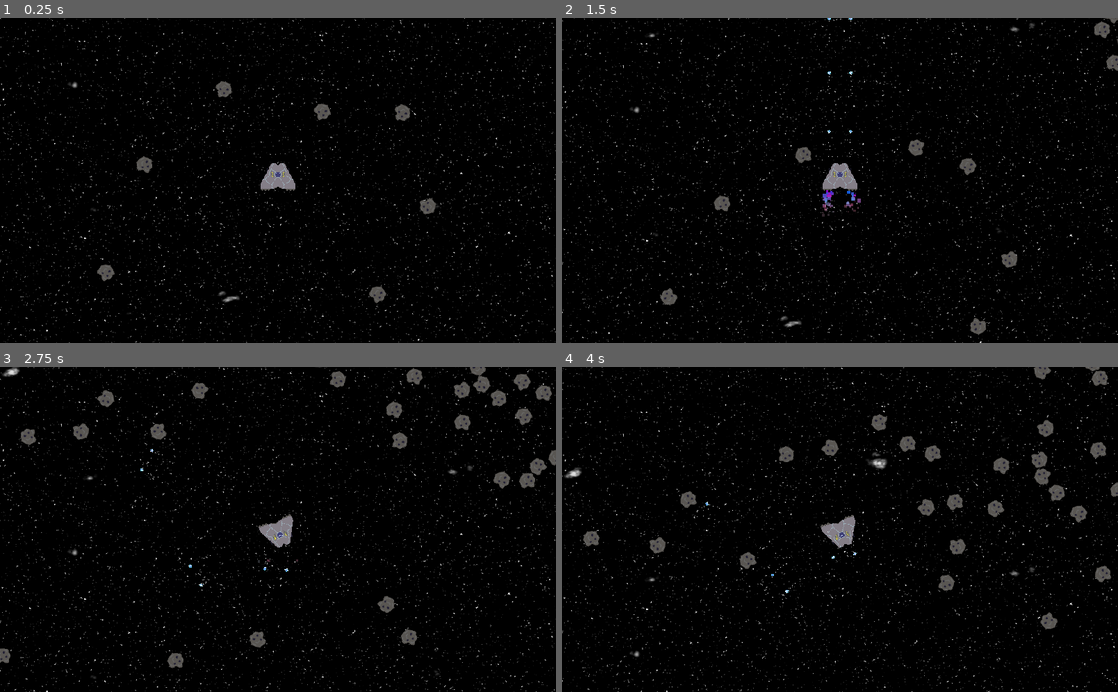
Above: before the commit, frames 1-4 (two rows, left to right).
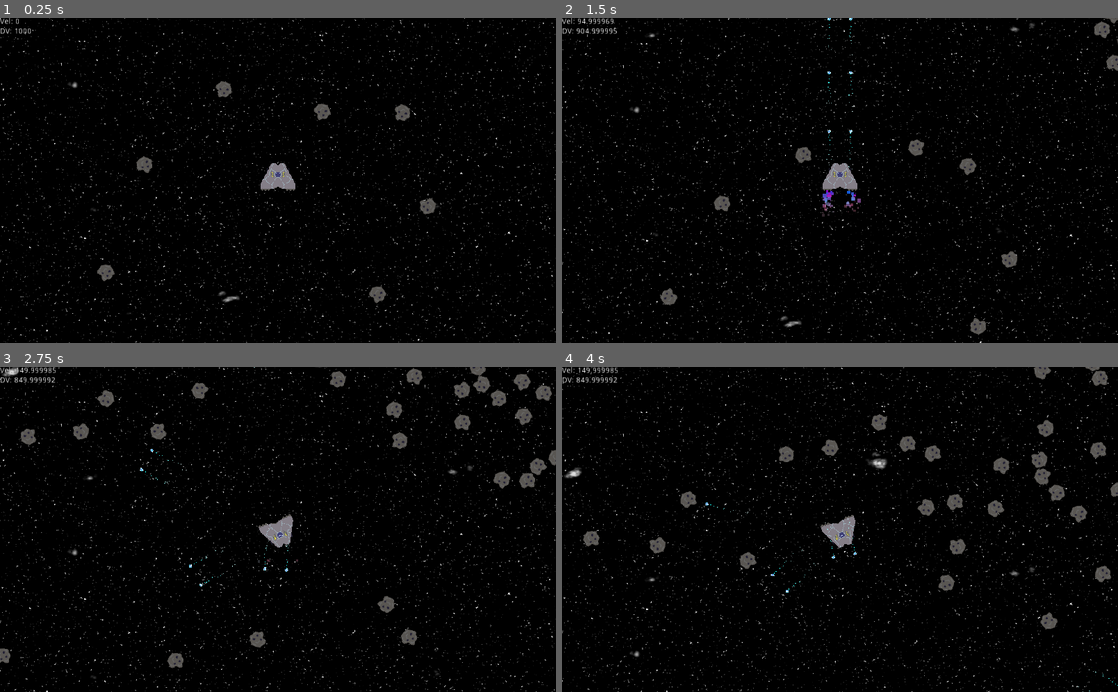
Above: after the commit, the same moments.

Repository: Scimon/godot-experiments
Game: Godot game, scene res://Game.tscn
The game is run twice, just before and just after one commit, with the same random seed, the same clock (stepped at 60 frames per second) and the same inputs.
Inputs:
- Up to frame 1 (0.25 s): no input
- Up to frame 2 (1.5 s): hold Space (shoot) 0.53-1.28 s; hold W (accelerate) from 0.53 s (still down); tap Space (shoot) at 1.35 s
- Up to frame 3 (2.75 s): release W (accelerate) at 2.03 s; hold A (turn_left) from 2.03 s (still down); hold Space (shoot) from 2.03 s (still down)
- Up to frame 4 (4 s): keep holding A (turn_left); release Space (shoot) at 2.78 s; tap Space (shoot) at 2.85 s; hold Space (shoot) from 3.53 s (still down)

The runs differ from the first frame. In frame 1, less than 0.1% of the frame differs, in the area x 0-6%, y 0-5%; in frame 2, 0.2%; in frame 3, 0.2%; in frame 4, 0.2%, in the area x 0-100%, y 0-100%.

Commit message:
Added Delta V. Next up, Fuel Drops.

Diff:
--- a/Spaceship/Game.tscn
+++ b/Spaceship/Game.tscn
@@ -1,6 +1,7 @@
-[gd_scene load_steps=7 format=2]
+[gd_scene load_steps=8 format=2]
 
 [ext_resource path="res://PlayerShip.tscn" type="PackedScene" id=1]
+[ext_resource path="res://UI.gd" type="Script" id=2]
 [ext_resource path="res://Asteroid.tscn" type="PackedScene" id=3]
 [ext_resource path="res://back2.png" type="Texture" id=4]
 [ext_resource path="res://ParallaxBackground.gd" type="Script" id=5]
@@ -58,4 +59,21 @@
 
 [node name="Sprite" type="Sprite" parent="ParallaxBackground/ParallaxLayer2"]
 texture = ExtResource( 4 )
+
+[node name="UI" type="VBoxContainer" parent="."]
+margin_right = 286.0
+margin_bottom = 159.0
+script = ExtResource( 2 )
+__meta__ = {
+"_edit_use_anchors_": false
+}
+
+[node name="Velocity" type="Label" parent="UI"]
+margin_right = 286.0
+margin_bottom = 14.0
+
+[node name="Fuel" type="Label" parent="UI"]
+margin_top = 18.0
+margin_right = 286.0
+margin_bottom = 32.0
 [connection signal="timeout" from="Asteroids/Timer" to="Asteroids" method="_on_Timer_timeout"]
--- a/Spaceship/PlayerShip.gd
+++ b/Spaceship/PlayerShip.gd
@@ -18,12 +18,10 @@
 	pass
 
 func _input(event):
-	if event.is_action_pressed("accelerate"):
+	if event.is_action_pressed("accelerate") && shipVelocity.DELTA_V > 0:
 		accelerating = true
-		$Engine.play()
-	elif event.is_action_released("accelerate"):
+	elif event.is_action_released("accelerate") || shipVelocity.DELTA_V == 0:
 		accelerating = false
-		$Engine.stop()
 
 
 	if event.is_action_pressed("shoot"):
@@ -51,10 +49,14 @@
 	direction = direction.rotated(rotation).normalized()
 
 	if accelerating:
-		vel_change = direction * acceleration * delta
+		vel_change = direction * min(acceleration * delta, shipVelocity.DELTA_V)
+		shipVelocity.update_delta_v( ShipVelocity.DELTA_V - (acceleration * delta))
+		$Engine.play()
 		$EngineLeft.emitting = true
 		$EngineRight.emitting = true
+
 	else:
+		$Engine.stop()
 		$EngineLeft.emitting = false
 		$EngineRight.emitting = false
 
--- a/Spaceship/ShipVelocity.gd
+++ b/Spaceship/ShipVelocity.gd
@@ -1,10 +1,15 @@
 extends Node
 
 export var SHIP_VELOCITY = Vector2.ZERO setget update_velocity
-var MAX_VELOCITY = 5000
+export var DELTA_V = 1000.0 setget update_delta_v
+export var MAX_VELOCITY = 2000
 
 func update_velocity(vec : Vector2):
 	if vec.length() >= MAX_VELOCITY:
 		vec = vec.normalized() * MAX_VELOCITY
 	SHIP_VELOCITY = vec
 	return vec
+
+func update_delta_v(delta : float):
+	DELTA_V = max(0, delta)
+	return DELTA_V
--- a/Spaceship/Shot.tscn
+++ b/Spaceship/Shot.tscn
@@ -30,14 +30,25 @@
 [sub_resource type="CircleShape2D" id=6]
 radius = 3.09387
 
-[sub_resource type="ParticlesMaterial" id=7]
+[sub_resource type="Gradient" id=7]
+colors = PoolColorArray( 0, 0.958984, 0.92527, 1, 1, 1, 1, 0.545098 )
+
+[sub_resource type="GradientTexture" id=8]
+gradient = SubResource( 7 )
+
+[sub_resource type="ParticlesMaterial" id=9]
+lifetime_randomness = 0.18
 flag_disable_z = true
 direction = Vector3( 0, 1, 0 )
 spread = 5.0
 gravity = Vector3( 0, 0, 0 )
 initial_velocity = 50.0
+initial_velocity_random = 0.35
 orbit_velocity = 0.0
 orbit_velocity_random = 0.0
+tangential_accel_random = 0.86
+scale = 1.5
+color_ramp = SubResource( 8 )
 
 [node name="Shot" type="KinematicBody2D"]
 collision_layer = 4
@@ -45,12 +56,17 @@
 
 [node name="AnimatedSprite" type="AnimatedSprite" parent="."]
 frames = SubResource( 5 )
-frame = 1
+frame = 2
 playing = true
 
 [node name="CollisionShape2D" type="CollisionShape2D" parent="."]
 shape = SubResource( 6 )
 
 [node name="Particles2D" type="Particles2D" parent="."]
+amount = 12
+lifetime = 2.0
 preprocess = 2.0
-process_material = SubResource( 7 )
+speed_scale = 1.25
+randomness = 1.0
+visibility_rect = Rect2( -100, -100, 200, 300 )
+process_material = SubResource( 9 )
--- /dev/null
+++ b/Spaceship/UI.gd
@@ -0,0 +1,13 @@
+extends VBoxContainer
+
+onready var shipVelocity = get_node("/root/ShipVelocity")
+
+# Called when the node enters the scene tree for the first time.
+func _ready():
+	pass # Replace with function body.
+
+
+# Called every frame. 'delta' is the elapsed time since the previous frame.
+func _process(delta):
+	$Velocity.text = "Vel: " + String(shipVelocity.SHIP_VELOCITY.length())
+	$Fuel.text = "DV: " + String(shipVelocity.DELTA_V)
Not shown: 1 places in Spaceship/Shot.tscn that only renumber resources
